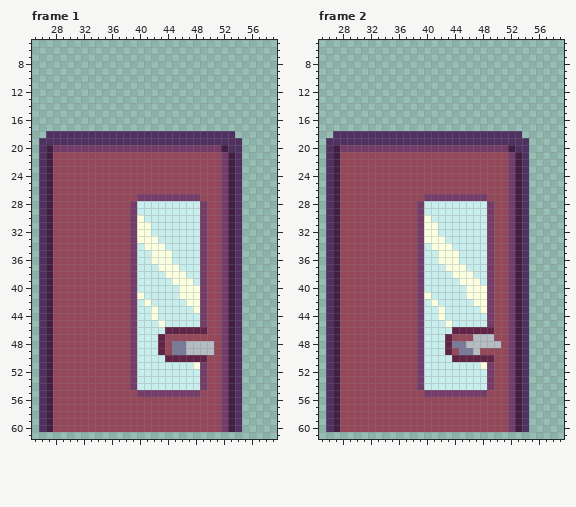
One commit to this pixel-art file: assets/gfx/door animation.ase. Above: the version before the commit.
80x80 pixels, 8 frames. Shown: frame 1: x 25..59, y 5..61; frame 2: x 25..59, y 5..61. The commit also changed other frames, which this record leaves out.
After:
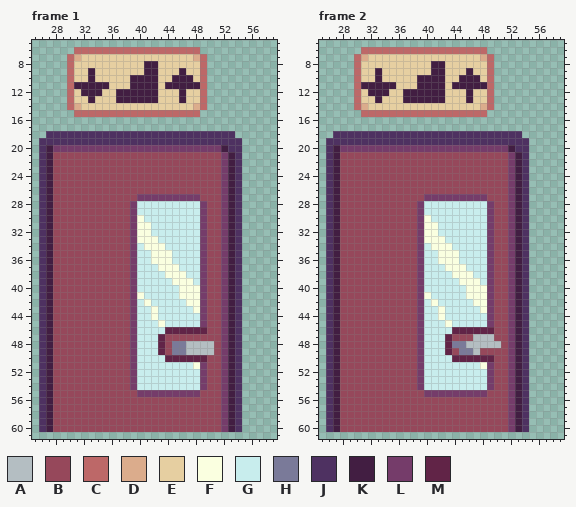
Palette (. is transparent): A #b4bec2  B #96485b  C #bd6868  D #dbac8c  E #e6cfa1  F #faffe0  G #c8eded  H #7a7a99  J #4e3161  K #421e42  L #753c6a  M #612447
Edits made:
layer "Layer 2" added
Frame 1, layer "Layer 2":
y 6: x 31..48 .................. -> CCCCCCCCCCCCCCCCCC
y 7: x 30..49 .................... -> CDEEEEEEEEEEEEEEEEDC
y 8: x 30..49 .................... -> CEEEEEEEEEEKKEEEEEEC
y 9: x 30..49 .................... -> CEEKEEEEEEEKKEEEKEEC
y 10: x 30..49 .................... -> CEEKEEEEEKKKKEEKKKEC
y 11: x 30..49 .................... -> CKKKKKEEEKKKKEKKKKKC
y 12: x 30..49 .................... -> CEKKKEEKKKKKKEEEKEEC
y 13: x 30..49 .................... -> CEEKEEEKKKKKKEEEKEEC
y 14: x 30..49 .................... -> CDEEEEEEEEEEEEEEEEDC
y 15: x 31..48 .................. -> CCCCCCCCCCCCCCCCCC
Frame 2, layer "Layer 2": the same change as frame 1
Pixel boxes of the changes (left, top, right, bottom) in both pictures:
added: (67, 47, 207, 117)
added: (354, 47, 494, 117)
